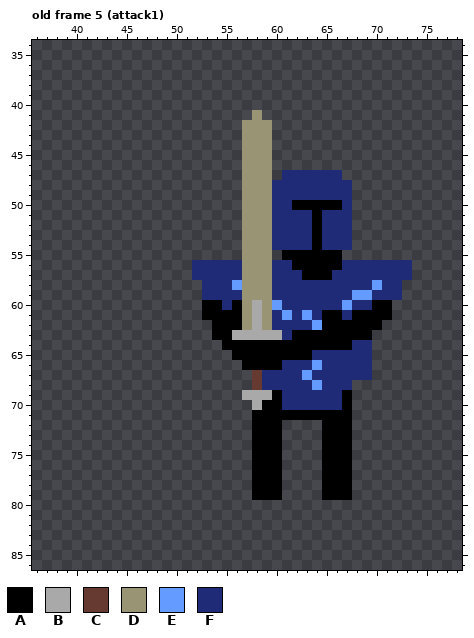
Edited in one commit: pixel-art file (assets/enemy_knight.aseprite). That is the earlier state.
128x128 pixels, 13 frames. Colours within 5 levels of each other are drawn and written as one. Shown: old frame 5 (attack1): x 36..78, y 34..86. The commit also changed other frames, which this record leaves out.
Visible layers, top first: "VFX", "sword", "body".
Palette (. is transparent): A #000000  B #a9a9a9  C #663931  D #999473  E #639bff  F #1f2b76
Pixels before, old frame 5 (attack1), first column x 52:
41 ......D...............
42 .....DDD..............
43 .....DDD..............
44 .....DDD..............
45 .....DDD..............
46 .....DDD..............
47 .....DDD.FFFFFF.......
48 .....DDDFFFFFFFF......
49 .....DDDFFFFFFFF......
50 .....DDDFFAAAAAF......
51 .....DDDFFFFAFFF......
52 .....DDDFFFFAFFF......
53 .....DDDFFFFAFFF......
54 .....DDDFFFFAFFF......
55 .....DDD.AAAAAA.......
56 FFFFFDDDFFAAAAAFFFFFFF
57 FFFFFDDDFFFAAAFFFFFFFF
58 .FFFEDDDFFFFFFFFFFEFF.
59 .FFFFDDDFFFFFFFFEEFFF.
60 .AAFADBDEFFFFFFEFFAA..
61 .AAAADBDFEFEFAAFAAAA..
62 ..AAADBDFFFFEAAAAAA...
63 ..AABBBBBFAAAAAAAA....
64 ...AAAAAAAAAAAAAFF....
65 ....AAAAAAAAFFFFFF....
66 .....AAAAFFFEFFFFF....
67 ......CFFFFEFFFFFF....
68 ......CFFFFFEFFF......
69 .....BBBAFFFFFFA......
70 ......BAAFFFFFFA......
71 ......AAAAAAAAAA......
72 ......AAA....AAA......
73 ......AAA....AAA......
74 ......AAA....AAA......
75 ......AAA....AAA......
76 ......AAA....AAA......
77 ......AAA....AAA......
78 ......AAA....AAA......
79 ......AAA....AAA......
After the commit:
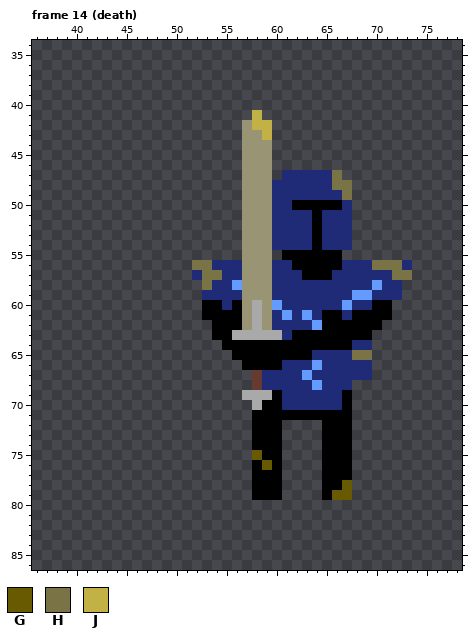
Colours new in this view: G #675a00  H #797346  J #c2b245
A new or re-ordered frame is compared with the old frame closest to it.
The edit:
frames 13 -> 19
Frame 14 (death) is new; against old frame 5 (attack1), layer "VFX":
y 41: x 58 D -> J
y 42: x 58..59 DD -> JJ
y 43: x 59 D -> J
y 47: x 66 F -> H
y 48: x 66..67 FF -> HH
y 49: x 67 F -> H
y 56: x 52..53 FF -> HH; x 70..72 FFF -> HHH
y 57: x 53..54 FF -> HH; x 72..73 FF -> HH
y 58: x 53 F -> H
y 65: x 68..69 FF -> HH
y 75: x 58 A -> G
y 76: x 59 A -> G
y 78: x 67 A -> G
y 79: x 66..67 AA -> GG
Changed places in both pictures, as pixel boxes (x1, y1, x2, y2):
changed: (252, 110, 272, 140)
changed: (332, 170, 352, 200)
changed: (192, 260, 222, 290)
changed: (372, 260, 412, 280)
changed: (352, 350, 372, 360)
changed: (252, 450, 272, 470)
changed: (332, 480, 352, 500)
